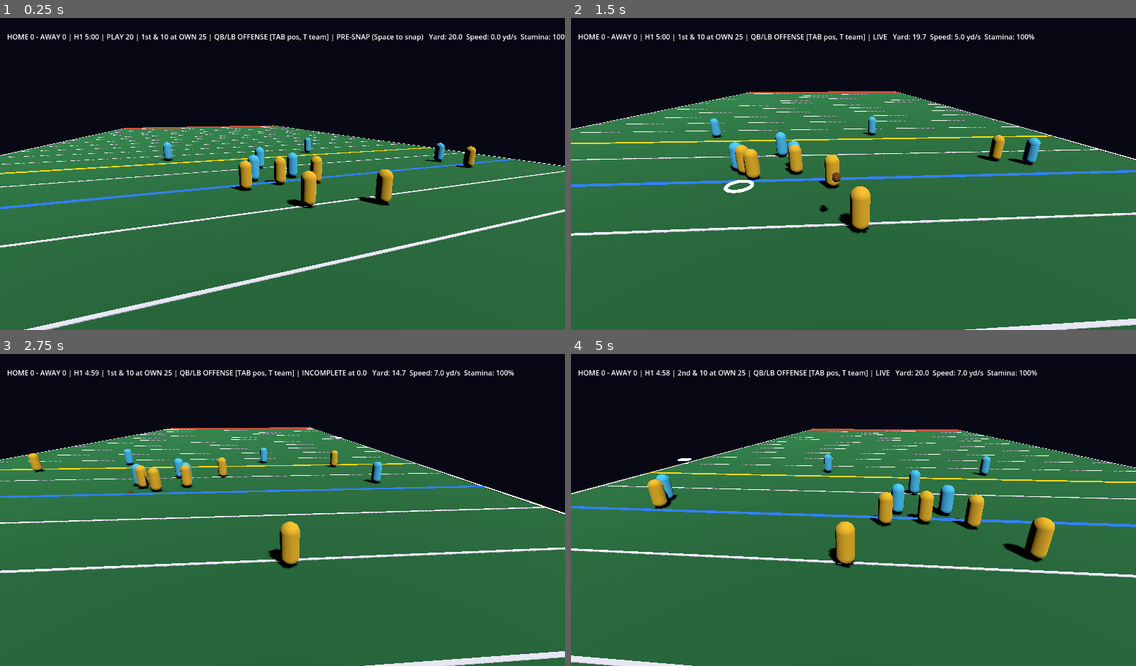
Above: before the commit, frames 1-4 (two rows, left to right).
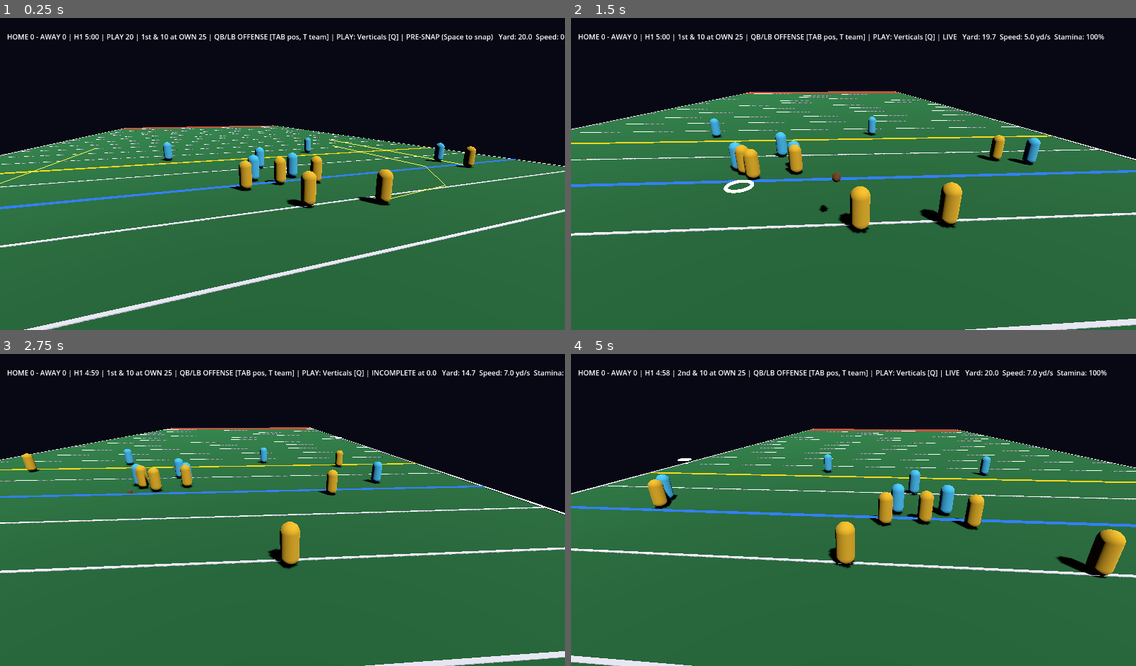
Above: after the commit, the same moments.

Repository: ZeratulAuditore/CraterBowl
Game: Godot game, scene res://scenes/main.tscn
Two runs of this game, one before a commit and one after it. Both use one fixed random seed, a clock stepped at 60 frames per second and the inputs below.
Inputs (mouse positions are in pixels of both pictures, inside the frame that each line leads up to):
- Up to frame 1 (0.25 s): no input
- Up to frame 2 (1.5 s): tap Enter at 0.5 s; move the mouse to (977, 155) at 0.52 s; hold D 0.53-1.28 s; tap Space at 0.6, 0.77, 1.07 s; click (977, 155) at 0.67 s; move the mouse to (740, 186) at 1.27 s; hold S from 1.28 s (still down); tap J at 1.35 s
- Up to frame 3 (2.75 s): tap Space at 1.52, 1.55, 1.82, 2.3 s; move the mouse to (339, 438) at 2.02 s; release S at 2.03 s; hold D from 2.03 s (still down); tap 1 at 2.1 s
- Up to frame 4 (5 s): move the mouse to (825, 572) at 2.77 s; release D at 2.78 s; hold W 2.78-3.53 s; tap 2 at 2.85 s; click (825, 572) at 2.92 s; tap Space at 3.02, 3.05, 3.32, 3.77, 3.8, 4.07, 4.52, 4.55, 4.82 s; move the mouse to (1023, 553) at 3.52 s; hold A from 3.53 s (still down); tap E at 3.6 s; move the mouse to (684, 460) at 4.27 s; tap R at 4.35 s

The runs differ from the first frame. In frame 1, 0.6% of the frame differs, in the area x 0-100%, y 5-59%; in frame 2, 1.3%; in frame 3, 1.0%; in frame 4, 2.0%, in the area x 13-99%, y 5-73%.

Commit message:
iter 013: A12 routes, playbook, play calling + per-receiver route choice
Co-Authored-By: Claude Opus 5.5 <noreply@anthropic.com>

Diff:
--- a/src/game/main.gd
+++ b/src/game/main.gd
@@ -17,6 +17,7 @@
 const INTERP_DELAY := 0.1   # seconds others render in the past
 const Roster := preload("res://src/sim/roster.gd")
 const LOCAL_PLAYER := 1      # the local human's player id (= host peer id online)
+const Routes := preload("res://src/sim/routes.gd")
 const T := preload("res://src/sim/tuning.gd")
 const ARC_DOTS := 24
 
@@ -43,6 +44,8 @@
 var auto_next := true
 var los_marker: MeshInstance3D
 var fd_marker: MeshInstance3D
+var route_lines: MeshInstance3D
+var route_mesh := ImmediateMesh.new()
 var input_override = null   # tests/bots: Vector2 replaces keyboard movement
 var net: NetSession
 var net_tick := 0
@@ -67,6 +70,14 @@
 	_setup_net()
 	los_marker = _marker(Color(0.2, 0.5, 1.0), "LOSMarker")
 	fd_marker = _marker(Color(1.0, 0.85, 0.1), "FirstDownMarker")
+	route_lines = MeshInstance3D.new()
+	route_lines.name = "RouteLines"
+	route_lines.mesh = route_mesh
+	var rlm := StandardMaterial3D.new()
+	rlm.shading_mode = BaseMaterial3D.SHADING_MODE_UNSHADED
+	rlm.vertex_color_use_as_albedo = true
+	route_lines.material_override = rlm
+	add_child(route_lines)
 	for v in views:
 		v.sync()
 	camera = Camera3D.new()
@@ -391,6 +402,23 @@
 	los_marker.position = Vector3(field.width / 2.0, 0.0, -series.downs.los)
 	fd_marker.position = Vector3(field.width / 2.0, 0.0, -series.downs.first_down_y)
 	fd_marker.visible = not series.downs.is_goal_to_go()
+	_draw_routes()
+
+## Presnap route art for your own offense only (the defense never sees it).
+func _draw_routes() -> void:
+	route_mesh.clear_surfaces()
+	var me = world.get_athlete(my_id)
+	if me == null or world.phase != World.Phase.PRESNAP or me.team != world.offense_team or world.route_of.is_empty():
+		return
+	route_mesh.surface_begin(Mesh.PRIMITIVE_LINES)
+	for id in world.route_of:
+		var a = world.get_athlete(id)
+		var pts: Array = [a.position] + Routes.path_for(world.route_of[id], a.position, field.width)
+		route_mesh.surface_set_color(Color(1.0, 0.95, 0.3) if id != my_id else Color(0.3, 1.0, 0.5))
+		for k in range(pts.size() - 1):
+			route_mesh.surface_add_vertex(Vector3(pts[k].x, 0.15, -pts[k].y))
+			route_mesh.surface_add_vertex(Vector3(pts[k + 1].x, 0.15, -pts[k + 1].y))
+	route_mesh.surface_end()
 
 func _process(delta: float) -> void:
 	var target := player.global_position
@@ -401,6 +429,8 @@
 	var my_team: int = world.get_athlete(my_id).team
 	var side := "OFFENSE" if world.offense_team == my_team else "DEFENSE (E/RMB to tackle)"
 	side = "%s %s [TAB pos, T team]" % [roster.label(roster.slot_of_athlete(my_id)), side]
+	if world.offense_team == my_team:
+		side += " | PLAY: %s [Q]%s" % [world.play_name, (" | ROUTE: %s [F]" % world.route_of[my_id]) if world.route_of.has(my_id) else ""]
 	var phase_name: String = ["PRE-SNAP (Space to snap)", "LIVE", "DEAD"][world.phase]
 	if world.offense_team != my_team and world.phase == World.Phase.PRESNAP:
 		phase_name = "PRE-SNAP (Space: let them snap)"
--- a/src/net/protocol.gd
+++ b/src/net/protocol.gd
@@ -1,6 +1,7 @@
 extends RefCounted
 ## Wire protocol: snapshot codec, input sanitizing, authoritative action routing. Pure.
 
+const Routes := preload("res://src/sim/routes.gd")
 const DIVE_FLAG := 1
 const GROUND_FLAG := 2
 
@@ -20,8 +21,15 @@
 		"d": PackedFloat32Array([m.downs.offense_team, m.downs.down, m.downs.los, m.downs.first_down_y]),
 		"s": PackedInt32Array(m.score),
 		"c": PackedFloat32Array([m.clock.half, m.clock.remaining, m.clock.play_clock, 1.0 if m.clock.final else 0.0]),
-		"ms": m.state, "tp": m.try_points, "ack": acks,
+		"ms": m.state, "tp": m.try_points, "ack": acks, "pl": w.play_name, "rt": _routes_array(w),
 	}
+
+static func _routes_array(w) -> PackedInt32Array:
+	var out := PackedInt32Array()
+	out.resize(w.athletes.size())
+	for i in w.athletes.size():
+		out[i] = Routes.route_index(w.route_of.get(i, "")) if w.route_of.has(i) else -1
+	return out
 
 static func apply_snapshot(m, s: Dictionary) -> void:
 	var w = m.world
@@ -61,6 +69,12 @@
 	m.clock.final = c[3] > 0.5
 	m.state = s["ms"]
 	m.try_points = s["tp"]
+	w.play_name = str(s.get("pl", w.play_name))
+	var rt: PackedInt32Array = s.get("rt", PackedInt32Array())
+	w.route_of = {}
+	for i in rt.size():
+		if rt[i] >= 0 and rt[i] < Routes.ROUTE_NAMES.size():
+			w.route_of[i] = Routes.ROUTE_NAMES[rt[i]]
 
 static func _finite_v(v) -> bool:
 	return v is Vector2 and is_finite(v.x) and is_finite(v.y)
@@ -92,6 +106,12 @@
 		"try":
 			var n = act.get("n", 1)
 			return {"a": "try", "n": n} if n is int and (n == 1 or n == 2) else {}
+		"play":
+			var p = act.get("p", "")
+			return {"a": "play", "p": p} if p is String and Routes.PLAYBOOK.has(p) else {}
+		"route":
+			var r = act.get("r", "")
+			return {"a": "route", "r": r} if r is String and Routes.ROUTES.has(r) else {}
 	return {}
 
 ## Authoritative: perform `action` on behalf of `athlete_id`. Returns success.
@@ -112,4 +132,8 @@
 			return w.throw(athlete_id, act["t"], act["p"])
 		"try":
 			return ath.team == w.offense_team and m.choose_try(act["n"])
+		"play":
+			return ath.team == w.offense_team and w.phase == w.Phase.PRESNAP and w.call_play(act["p"])
+		"route":
+			return w.phase == w.Phase.PRESNAP and w.set_route(athlete_id, act["r"])
 	return false
--- a/src/sim/ai.gd
+++ b/src/sim/ai.gd
@@ -27,7 +27,7 @@
 					_qb_decide(world, a)
 				continue
 			if a.role == Athlete.Role.WR or a.role == Athlete.Role.RB:
-				out[a.id] = {"dir": _avoid(world, a, Vector2(0, 1)), "sprint": false}
+				out[a.id] = {"dir": _avoid(world, a, _route_dir(world, a)), "sprint": false}
 			elif (a.role == Athlete.Role.OL or a.role == Athlete.Role.C) and c != null:
 				out[a.id] = _protect(world, a, c)
 		elif defense_enabled and c != null and (caught or a.role == Athlete.Role.DL or world.play_time >= T.AI_RUSH_DELAY):
@@ -67,6 +67,28 @@
 	var from := Vector3(qb.position.x, qb.position.y, T.RELEASE_HEIGHT)
 	world.throw(qb.id, Passing.lead_target(from, best.position, best.velocity, 0.85), 0.85)
 
+## Follow the assigned route path; after the last waypoint keep the final direction.
+var _route_progress := {}   # athlete_id -> waypoint index (reset when paths change)
+var _paths_ref = null
+
+func _route_dir(world, a) -> Vector2:
+	if world.route_paths != _paths_ref:
+		_paths_ref = world.route_paths
+		_route_progress = {}
+	var path: Array = world.route_paths.get(a.id, [])
+	if path.is_empty():
+		return Vector2(0, 1)
+	var i: int = _route_progress.get(a.id, 0)
+	while i < path.size() and a.position.distance_to(path[i]) < 1.0:
+		i += 1
+	_route_progress[a.id] = i
+	if i < path.size():
+		return (path[i] - a.position).normalized()
+	var last: Vector2 = path[-1]
+	var prev: Vector2 = path[-2] if path.size() > 1 else last - Vector2(0, 1)
+	var d := (last - prev).normalized()
+	return d if d.length_squared() > 0.0 else Vector2(0, 1)
+
 ## Steer around an opponent standing directly in the running lane.
 func _avoid(world, a, dir: Vector2) -> Vector2:
 	for o in world.athletes:
--- /dev/null
+++ b/src/sim/routes.gd
@@ -0,0 +1,38 @@
+extends RefCounted
+## Route library + playbook. Offsets are yards from the receiver's alignment:
+## +x = toward the field center (mirrored per side), +y = downfield. Pure.
+
+const ROUTES := {
+	"GO": [Vector2(0, 25)],
+	"SLANT": [Vector2(0, 3), Vector2(8, 10), Vector2(16, 17)],
+	"OUT": [Vector2(0, 8), Vector2(-10, 8)],
+	"IN": [Vector2(0, 10), Vector2(14, 10)],
+	"CURL": [Vector2(0, 10), Vector2(1, 8)],
+	"POST": [Vector2(0, 10), Vector2(10, 22)],
+	"CORNER": [Vector2(0, 10), Vector2(-10, 20)],
+	"FLAT": [Vector2(-3, 1), Vector2(-10, 3)],
+	"WHEEL": [Vector2(-6, 1), Vector2(-10, 6), Vector2(-10, 22)],
+}
+const ROUTE_NAMES := ["GO", "SLANT", "OUT", "IN", "CURL", "POST", "CORNER", "FLAT", "WHEEL"]
+
+## Plays: routes for [left WR, right WR, RB].
+const PLAYBOOK := {
+	"Verticals": ["GO", "GO", "WHEEL"],
+	"Slants": ["SLANT", "SLANT", "FLAT"],
+	"Mesh": ["IN", "IN", "CURL"],
+	"Curls": ["CURL", "CURL", "FLAT"],
+	"Flood": ["CORNER", "OUT", "FLAT"],
+	"Deep Shot": ["POST", "GO", "CURL"],
+}
+const PLAY_NAMES := ["Verticals", "Slants", "Mesh", "Curls", "Flood", "Deep Shot"]
+
+static func route_index(name: String) -> int:
+	return ROUTE_NAMES.find(name)
+
+## Absolute waypoints for a receiver lined up at `start` on a field of `width`.
+static func path_for(route: String, start: Vector2, width: float) -> Array:
+	var inside := 1.0 if start.x < width / 2.0 else -1.0
+	var out := []
+	for o in ROUTES.get(route, ROUTES["GO"]):
+		out.append(Vector2(clampf(start.x + o.x * inside, 0.5, width - 0.5), start.y + o.y))
+	return out
--- a/src/sim/world.gd
+++ b/src/sim/world.gd
@@ -8,6 +8,7 @@
 const Athlete := preload("res://src/sim/athlete.gd")
 const Ball := preload("res://src/sim/ball.gd")
 const Passing := preload("res://src/sim/passing.gd")
+const Routes := preload("res://src/sim/routes.gd")
 
 enum Phase { PRESNAP, LIVE, DEAD }
 
@@ -26,6 +27,9 @@
 var last_thrower_id := -1
 var dead_ball_spot := Vector2.ZERO
 var play_time := 0.0
+var play_name := "Verticals"
+var route_of := {}      # athlete_id -> route name (eligible offense receivers)
+var route_paths := {}   # athlete_id -> Array[Vector2] absolute, set at snap
 
 ## role/pos are for the athlete's current side. Optional two-way setup:
 ## off/def roles + x via set_two_way().
@@ -86,8 +90,46 @@
 	forward_pass_thrown = false
 	last_thrower_id = -1
 	_snap_to_id = -1
+	route_paths = {}
+	call_play("Verticals")
 	phase = Phase.PRESNAP
 	_sync_ball()
+
+## Eligible receivers in playbook order: left WR, right WR, RB.
+func receivers_in_order() -> Array:
+	var wrs := []
+	var rb = null
+	for a in athletes:
+		if a.team != offense_team:
+			continue
+		if a.role == Athlete.Role.WR:
+			wrs.append(a)
+		elif a.role == Athlete.Role.RB:
+			rb = a
+	wrs.sort_custom(func(p, q): return p.home_x < q.home_x)
+	if rb:
+		wrs.append(rb)
+	return wrs
+
+func call_play(name: String) -> bool:
+	if not Routes.PLAYBOOK.has(name):
+		return false
+	play_name = name
+	route_of = {}
+	var recv := receivers_in_order()
+	var routes: Array = Routes.PLAYBOOK[name]
+	for i in mini(recv.size(), routes.size()):
+		route_of[recv[i].id] = routes[i]
+	return true
+
+func set_route(id: int, route: String) -> bool:
+	var a := get_athlete(id)
+	if a == null or a.team != offense_team or not is_eligible_receiver(a) or a.role == Athlete.Role.QB:
+		return false
+	if not Routes.ROUTES.has(route):
+		return false
+	route_of[id] = route
+	return true
 
 func snap() -> bool:
 	if phase != Phase.PRESNAP:
@@ -101,6 +143,10 @@
 	_snap_t = 0.0
 	_snap_from = ball.position
 	_snap_to_id = qb.id
+	route_paths = {}
+	for id in route_of:
+		var a := get_athlete(id)
+		route_paths[id] = Routes.path_for(route_of[id], a.position, field.width)
 	phase = Phase.LIVE
 	event.emit("snap", {"qb": qb.id})
 	return true
--- a/tests/game_flow.gd
+++ b/tests/game_flow.gd
@@ -11,6 +11,8 @@
 var spot := 0.0
 var series_events := 0
 var before_id := -1
+var slant_wr = null
+var slant_x := 0.0
 var wr_id := -1
 
 func check(cond: bool, msg: String) -> void:
@@ -72,7 +74,20 @@
 		[3203, func(): check(main.hud.text.find("[TAB pos") >= 0, "HUD shows position")],
 		[3204, func(): main.world.snap()],
 		[3205, func(): check(not main.do_action({"a": "team"}), "no team swap during live play")],
+		# A12: play call -> route art -> receivers run it
+		[3206, func(): _force_dead_if_live(); main.series.start(0, 30.0); if main.world.get_athlete(main.my_id).team != 0: main.do_action({"a": "team"})],
+		[3207, func(): check(main.do_action({"a": "play", "p": "Slants"}), "call Slants"); check(main.world.play_name == "Slants", "play set")],
+		[3209, func(): check(main.route_mesh.get_surface_count() > 0, "route lines drawn presnap"); check(main.hud.text.find("PLAY: Slants") >= 0, "HUD shows play")],
+		[3210, func(): slant_wr = _ai_receiver(); slant_x = slant_wr.position.x; main.world.snap()],
+		[3300, func(): check(absf(slant_wr.position.x - slant_x) > 2.0 and absf(slant_wr.position.x - main.field.width / 2.0) < absf(slant_x - main.field.width / 2.0), "AI WR broke inside on slant (dx %.1f)" % (slant_wr.position.x - slant_x)); check(main.route_mesh.get_surface_count() == 0, "route lines hidden after snap")],
 	]
+
+## First receiver not controlled by the human (humans don't auto-run routes).
+func _ai_receiver():
+	for r in main.world.receivers_in_order():
+		if r.id != main.controlled_id and r.role == main.Athlete.Role.WR:
+			return r
+	return null
 
 func _force_dead_if_live() -> void:
 	if main.world.phase != main.World.Phase.DEAD:
--- /dev/null
+++ b/tests/test_routes.gd
@@ -0,0 +1,74 @@
+extends "res://tests/test_case.gd"
+
+const World := preload("res://src/sim/world.gd")
+const Match := preload("res://src/sim/match.gd")
+const Roster := preload("res://src/sim/roster.gd")
+const Routes := preload("res://src/sim/routes.gd")
+const Athlete := preload("res://src/sim/athlete.gd")
+const AI := preload("res://src/sim/ai.gd")
+const P := preload("res://src/net/protocol.gd")
+const DT := 1.0 / 60.0
+const R := Athlete.Role
+
+func _match() -> Match:
+	var w := World.new()
+	Roster.new().build(w)
+	var m := Match.new(w)
+	m.start(0, 25.0)
+	return m
+
+func test_mirroring() -> void:
+	var left := Routes.path_for("SLANT", Vector2(8, 24), 53.33)
+	var right := Routes.path_for("SLANT", Vector2(45, 24), 53.33)
+	assert_true(left[-1].x > 8.0, "left slant goes inside (+x)")
+	assert_true(right[-1].x < 45.0, "right slant goes inside (-x)")
+	var out := Routes.path_for("OUT", Vector2(12, 24), 53.33)
+	assert_true(out[-1].x < 12.0, "out goes to sideline")
+
+func test_play_assigns_eligible_only() -> void:
+	var m := _match()
+	var w := m.world
+	assert_true(w.call_play("Slants"))
+	assert_eq(w.route_of.size(), 3, "three receivers")
+	for id in w.route_of:
+		var r = w.get_athlete(id).role
+		assert_true(r == R.WR or r == R.RB, "eligible only (role %d)" % r)
+	assert_true(not w.call_play("Hail Mary 9000"), "unknown play")
+
+func test_ai_runs_slant() -> void:
+	var m := _match()
+	var w := m.world
+	w.call_play("Slants")
+	var wr = w.receivers_in_order()[0]   # left WR
+	var start: Vector2 = wr.position
+	w.snap()
+	var ai := AI.new()
+	ai.defense_enabled = false
+	for i in 90:
+		w.step(ai.think(w, []), DT)
+	assert_true(wr.position.y > w.los_y + 3.0, "advanced past LOS")
+	assert_true(wr.position.x > start.x + 2.0, "broke inside (dx %.1f)" % (wr.position.x - start.x))
+
+func test_actions_authority() -> void:
+	var m := _match()
+	var w := m.world
+	var lb := w.find_role(1, R.LB)
+	var qb := w.find_role(0, R.QB)
+	assert_true(not P.apply_action(m, lb.id, {"a": "play", "p": "Mesh"}), "defense can't call plays")
+	assert_true(P.apply_action(m, qb.id, {"a": "play", "p": "Mesh"}), "offense calls play")
+	assert_eq(w.play_name, "Mesh")
+	var wr = w.receivers_in_order()[1]
+	assert_true(P.apply_action(m, wr.id, {"a": "route", "r": "POST"}), "receiver picks own route")
+	assert_eq(w.route_of[wr.id], "POST")
+	assert_true(not P.apply_action(m, qb.id, {"a": "route", "r": "GO"}), "QB can't take a route")
+	assert_true(not P.apply_action(m, lb.id, {"a": "route", "r": "GO"}), "defender can't take a route")
+	w.snap()
+	assert_true(not P.apply_action(m, qb.id, {"a": "play", "p": "Slants"}), "no play call while live")
+
+func test_snapshot_carries_routes() -> void:
+	var a := _match()
+	a.world.call_play("Flood")
+	var b := _match()
+	P.apply_snapshot(b, bytes_to_var(var_to_bytes(P.encode_snapshot(a, 1))))
+	assert_eq(b.world.play_name, "Flood")
+	assert_eq(b.world.route_of, a.world.route_of, "routes match")
Not shown, changed: FEATURES.md
Not shown, changed: ITERATIONS.md
Not shown, added: docs/iterations/013-routes-playcalling.md
